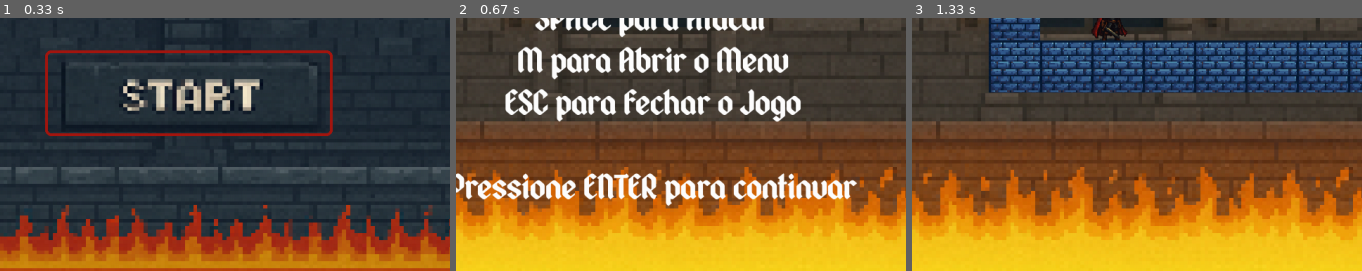
Above: before the commit, frames 1-3 (left to right).
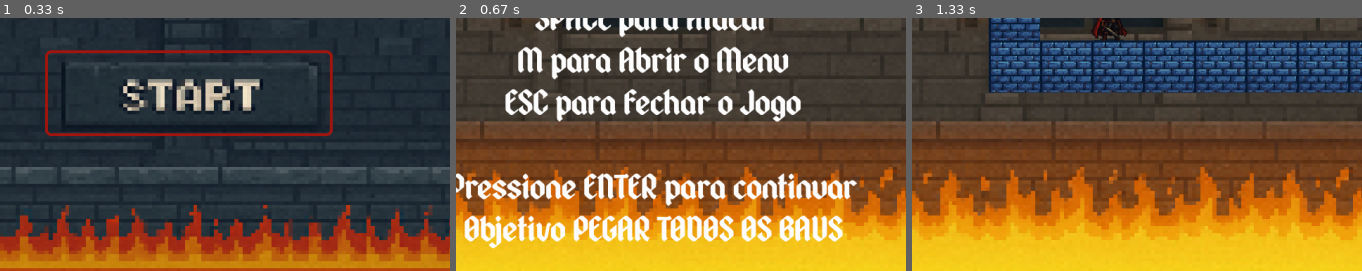
Above: after the commit, the same moments.

Repository: Victor-LP/pygame
Game: pygame game, started from CastleInsper.py
Two runs of this game, one before a commit and one after it. Both use one fixed random seed, a clock stepped at 60 frames per second and the inputs below.
Inputs:
- Up to frame 1 (0.33 s): no input
- Up to frame 2 (0.67 s): tap Enter at 0.33 s
- Up to frame 3 (1.33 s): tap Enter at 0.67 s; tap Space at 1 s
The pictures show only the part of the screen within x 28-78%, y 50-100%; the shares and areas given below are measured in that part.

Frame 1 is identical in both runs. In frame 2, 5.3% of the frame differs, in the area x 1-86%, y 77-92%; in frame 3, nothing differs.

Commit message:
ajuste_final

Diff:
--- a/init.py
+++ b/init.py
@@ -90,7 +90,8 @@
         "M para Abrir o Menu",
         "ESC para Fechar o Jogo",
         "",
-        "Pressione ENTER para continuar"
+        "Pressione ENTER para continuar",
+        "Objetivo PEGAR TODOS OS BAUS"
     ]
 
     rendered_lines = [assets[FONTE].render(line, True, (255, 255, 255)) for line in text_lines]
